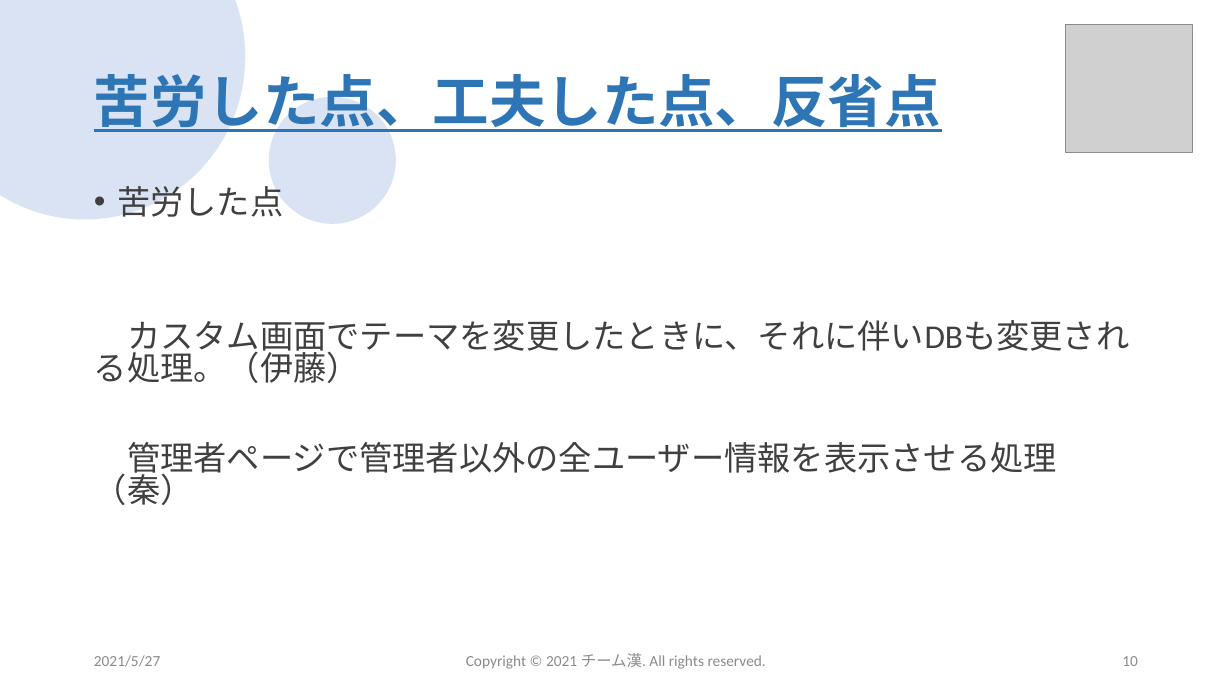
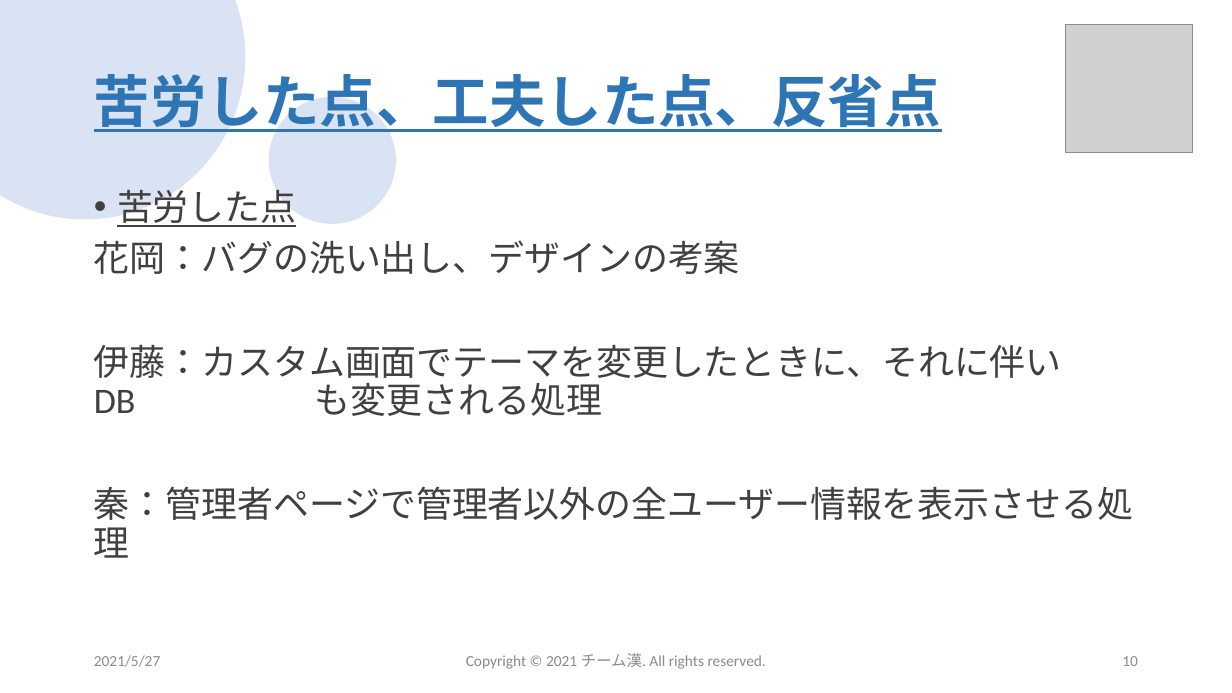
Before and after one commit to sss-sr2021/GUYS, a slide deck: slide 10 of 提出物/チーム漢_成果発表会プレゼン資料.pptx. Drawn at 1232x693 pixels with LibreOffice and Linux fonts; fonts in the diff are those of the drawing; grey boxes stand for pictures; background and template pictures are left out. Boxes give left, top, right and bottom in pixels: in the first picture for what was removed or moved away, otherwise in the second. Text is boxed around its words. In the diff, an @@ line names an element or a change of style, - is before the commit and + after.

Commit message:
プレゼン資料変更

```diff
--- a/提出物/チーム漢_成果発表会プレゼン資料.pptx
+++ b/提出物/チーム漢_成果発表会プレゼン資料.pptx
@@ text at [117, 189, 296, 227]: size 25.9 to 28 pt, underline on in "苦労した点"; line spacing 0.8 to 0.9 @@
@@ text at [94, 240, 1133, 558]: text changed; size 25.9 to 28 pt @@
-カスタム画面でテーマを変更したときに、それに伴いDBも変更される処理。（伊藤）
-管理者ページで管理者以外の全ユーザー情報を表示させる処理（秦）
+花岡：バグの洗い出し、デザインの考案
+伊藤：カスタム画面でテーマを変更したときに、それに伴いDB も変更される処理
+秦：管理者ページで管理者以外の全ユーザー情報を表示させる処理
```
Also in this commit, not shown: 8 other slides changed.
